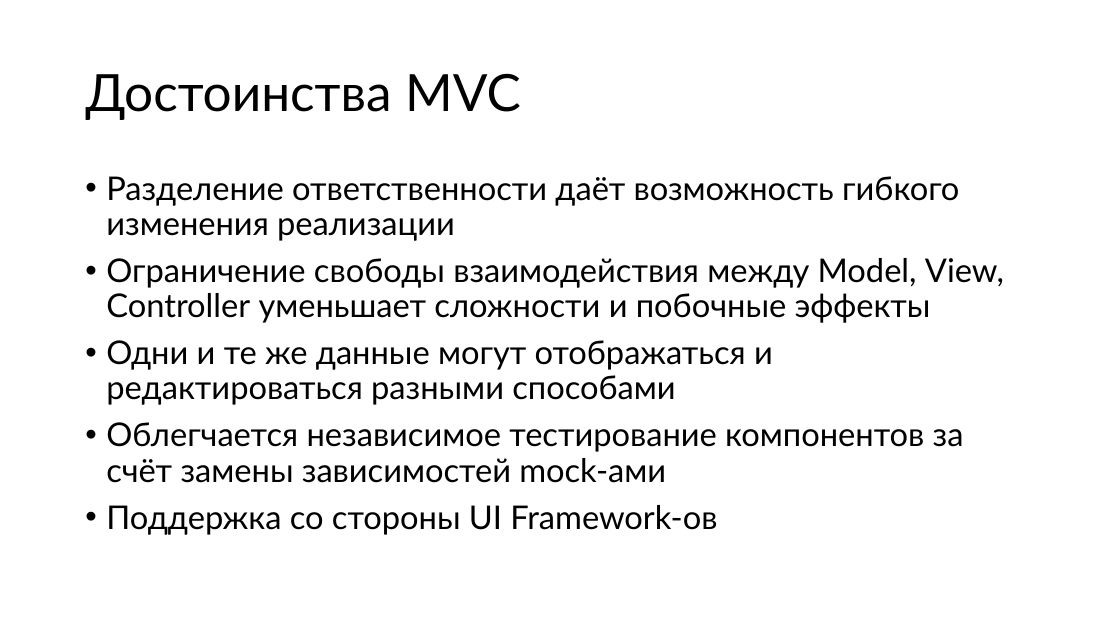
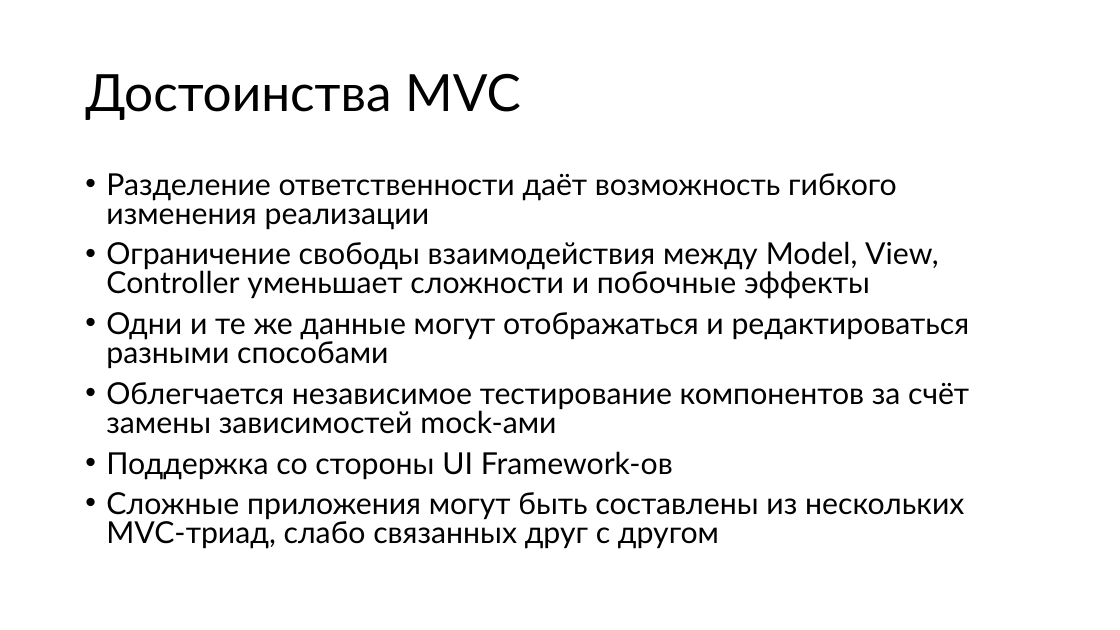
Before and after one commit to alexey-malov/ood, a slide deck: slide 27 of lectures/16.mvxx/mvxx.pptx (slide 34 before the commit). Drawn at 1120x630 pixels with LibreOffice and Linux fonts; fonts in the diff are those of the drawing. Boxes give left, top, right and bottom in pixels: in the first picture for what was removed or moved away, otherwise in the second. Text is boxed around its words. In the diff, an @@ line names an element or a change of style, - is before the commit and + after.

```diff
--- a/lectures/16.mvxx/mvxx.pptx
+++ b/lectures/16.mvxx/mvxx.pptx
@@ text at (x1=106, y1=173, x2=970, y2=479): size 28 to 25.9 pt in "Разделение ответственности даёт возможность гибкого изменени ...", "Ограничение свободы взаимодействия между Model, View, Contro ...", "Одни и те же данные могут отображаться ...", "Облегчается независимое тестирование компонентов за счёт зам ..." and 1 more places; line spacing 0.9 to 0.8 @@
@@ text at (x1=106, y1=492, x2=964, y2=549): paragraph added @@
+• Сложные приложения могут быть составлены из нескольких MVC-триад, слабо связанных друг с другом
```
Also in this commit, not shown: 19 other slides changed, 9 slides added, 12 slides removed, 2 other files.
